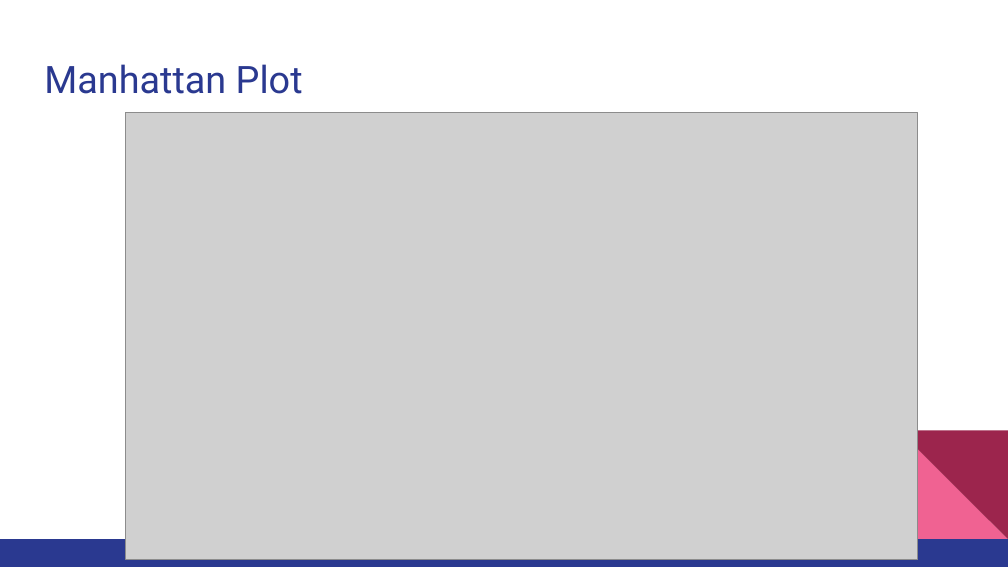
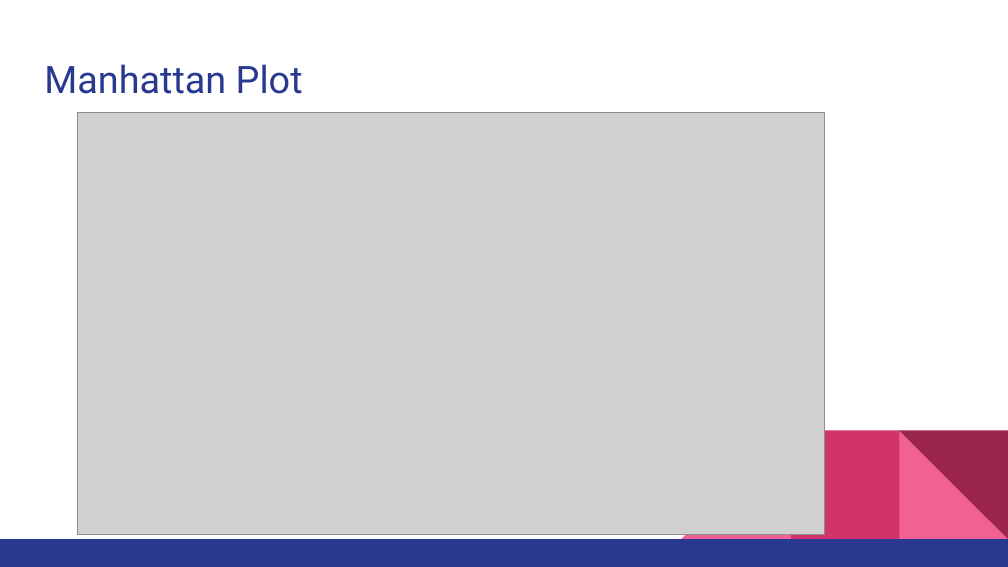
Before and after one commit to imcalledlewis/QMUL-Bioinformatics-DDG, a slide deck: slide 19 of Presentation.pptx (slide 18 before the commit). Drawn at 1008x567 pixels with LibreOffice and Linux fonts; fonts in the diff are those of the drawing; grey boxes stand for pictures. Boxes give left, top, right and bottom in pixels: in the first picture for what was removed or moved away, otherwise in the second. Text is boxed around its words. In the diff, an @@ line names an element or a change of style, - is before the commit and + after.

```diff
--- a/Presentation.pptx
+++ b/Presentation.pptx
@@ picture: place and size @@
-picture at bbox=[126, 112, 918, 559]
+picture at bbox=[78, 112, 825, 534]
@@ right triangle added at bbox=[681, 430, 790, 539], fill #F06292 @@
@@ rectangle added at bbox=[790, 430, 899, 539], fill #D23369 @@
```
Also in this commit, not shown: 5 other slides changed, 1 slide added.
